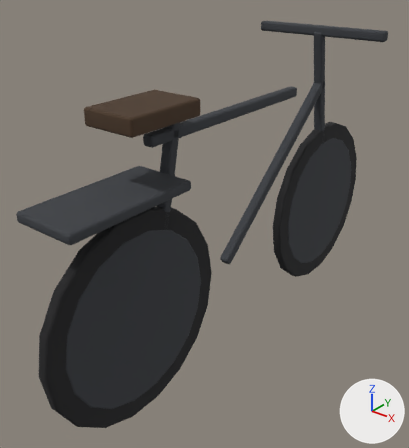
One commit to the glTF model public/models/fiets.glb: the scene before it, then after it.
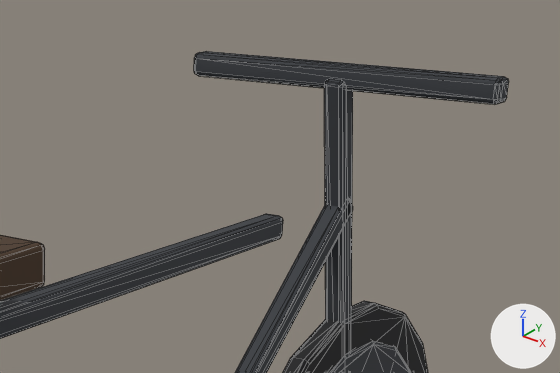
Each version appears first whole from a 50 mm lens placed at (1.02, -1.507, 1.316), pointed at (-0.089, -0.121, 0.457), and next in a close-up on the part from 45% to 100% of the width and 0% to 34% of the height. The axes (+X, +Y, +Z) are drawn at lower right. The lights are the same throughout. The first two pictures are the older version. The close-ups show mesh edges as thin lines.

Objects in the first close-up: 'Fiets'.
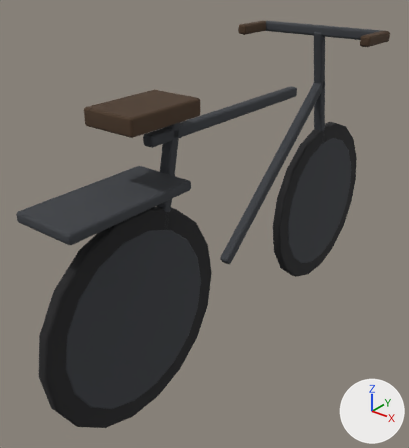
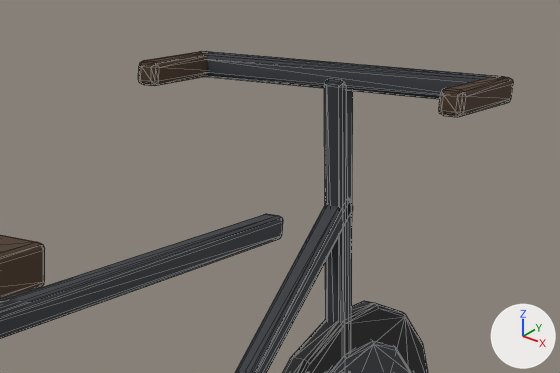
The change, as a list of edits to the scene's bpy script:
```text
Change me_fiets:
    used by ob_fiets; location = (0.0, 0.0, 0.0)
    remove me_fiets.from_pydata(...)  # 824 vertices, 1604 faces; spans x -0.25..0.25, y -0.89..0.89, z 0.01..1.07
    add me_fiets.from_pydata(...)  # 936 vertices, 1820 faces; spans x -0.26..0.26, y -0.89..0.89, z 0.01..1.07
    me_fiets part 1: the loose piece of 56 vertices spanning x -0.02..0.02, y -0.47..0.28, z 0.84..0.88 is copied, and the copy is scaled about its middle by (1, 0.217, 1), then moved by (-0.24, 0.47, 0.19), in mat_wooddark (brown #4a3624); it spans x -0.26..-0.22, y 0.28..0.46, z 1.03..1.07
    me_fiets part 2: the loose piece of 56 vertices spanning x -0.02..0.02, y -0.47..0.28, z 0.84..0.88 is copied, and the copy is scaled about its middle by (1, 0.217, 1), then moved by (0.24, 0.47, 0.19), in mat_wooddark (brown #4a3624); it spans x 0.22..0.26, y 0.28..0.46, z 1.03..1.07
```

Pixel boxes (x1, y1, x2, y2) of what changed, in the close-ups (560 x 373 px):
'Fiets', reshaped
    before: (0, 51, 509, 373)
    after: (0, 51, 513, 373)
part 1 of me_fiets, added
    after: (139, 51, 207, 86)
part 2 of me_fiets, added (brown)
    after: (439, 76, 513, 117)
